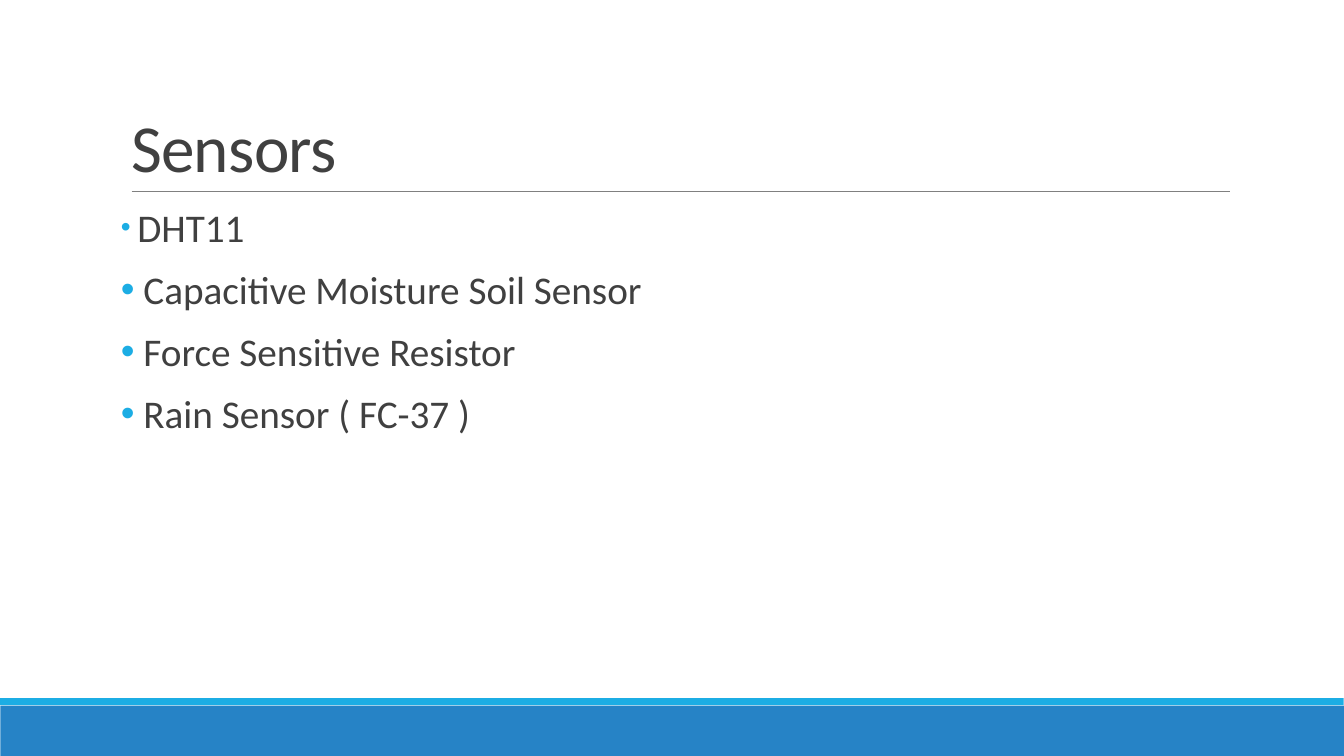
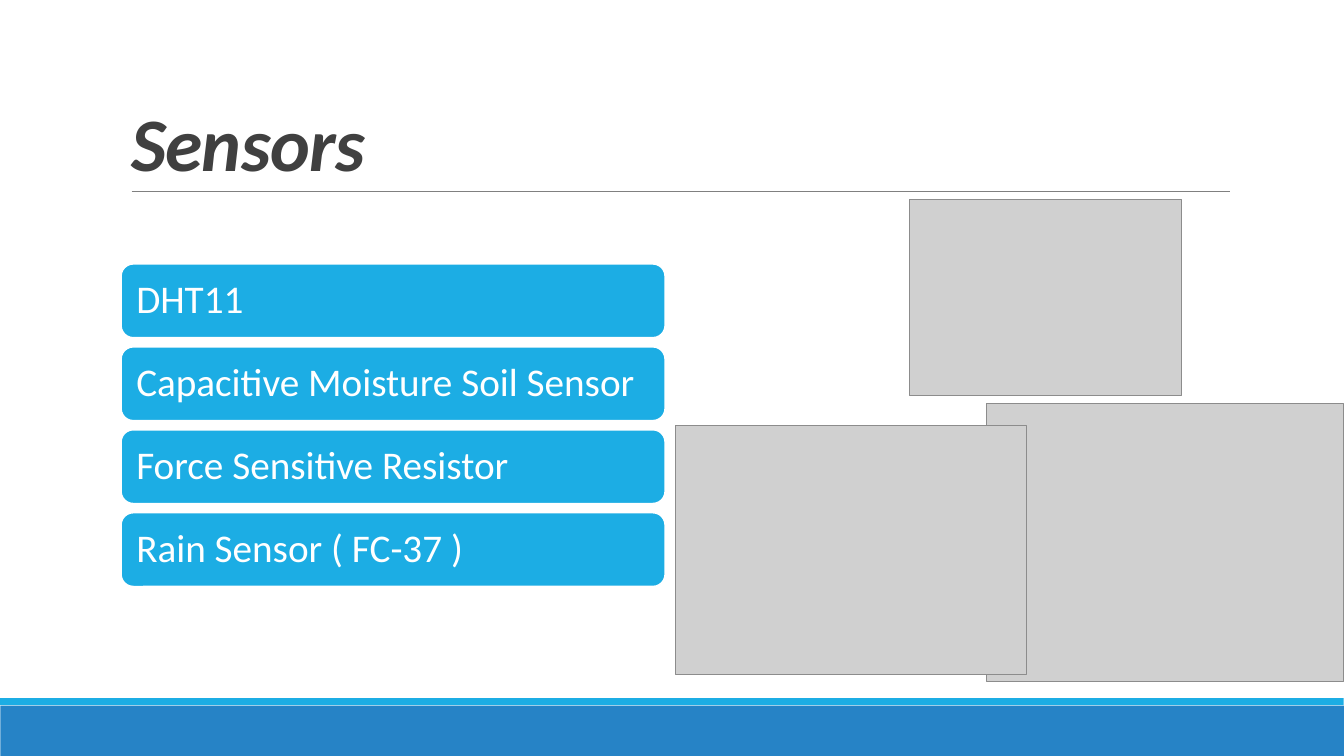
Before and after one commit to sarapeddy/drying-rack-smart, a slide deck: slide 25 of SMART STENDINO.pptx. Drawn at 1344x756 pixels with LibreOffice and Linux fonts; fonts in the diff are those of the drawing; grey boxes stand for pictures. Boxes give left, top, right and bottom in pixels: in the first picture for what was removed or moved away, otherwise in the second. Text is boxed around its words. In the diff, an @@ line names an element or a change of style, - is before the commit and + after.

```diff
--- a/SMART STENDINO.pptx
+++ b/SMART STENDINO.pptx
@@ title "Sensors" at bbox=[131, 121, 365, 172]: size 48 to 54 pt, bold on, italic on @@
@@ picture added at bbox=[909, 200, 1182, 396] @@
@@ text removed at bbox=[137, 216, 642, 429] @@
-• DHT11
-• Capacitive Moisture Soil Sensor
-• Force Sensitive Resistor
-• Rain Sensor ( FC-37 )
@@ picture added at bbox=[987, 403, 1344, 682] @@
@@ picture added at bbox=[676, 425, 1026, 676] @@
@@ group added at bbox=[121, 264, 665, 587]: 4 rounded rectangles, 4 texts @@
+DHT11
+Capacitive Moisture Soil Sensor
+Force Sensitive Resistor
+Rain Sensor ( FC-37 )
```
Also in this commit, not shown: 3 other slides changed, 11 slides added, 3 slides removed.
